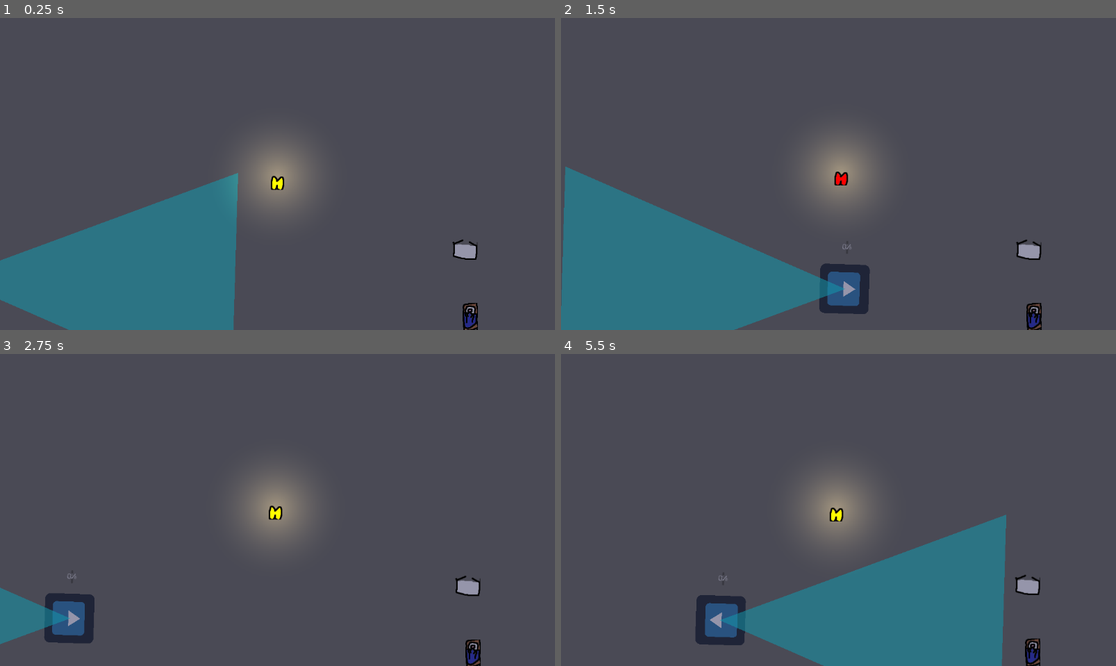
Above: before the commit, frames 1-4 (two rows, left to right).
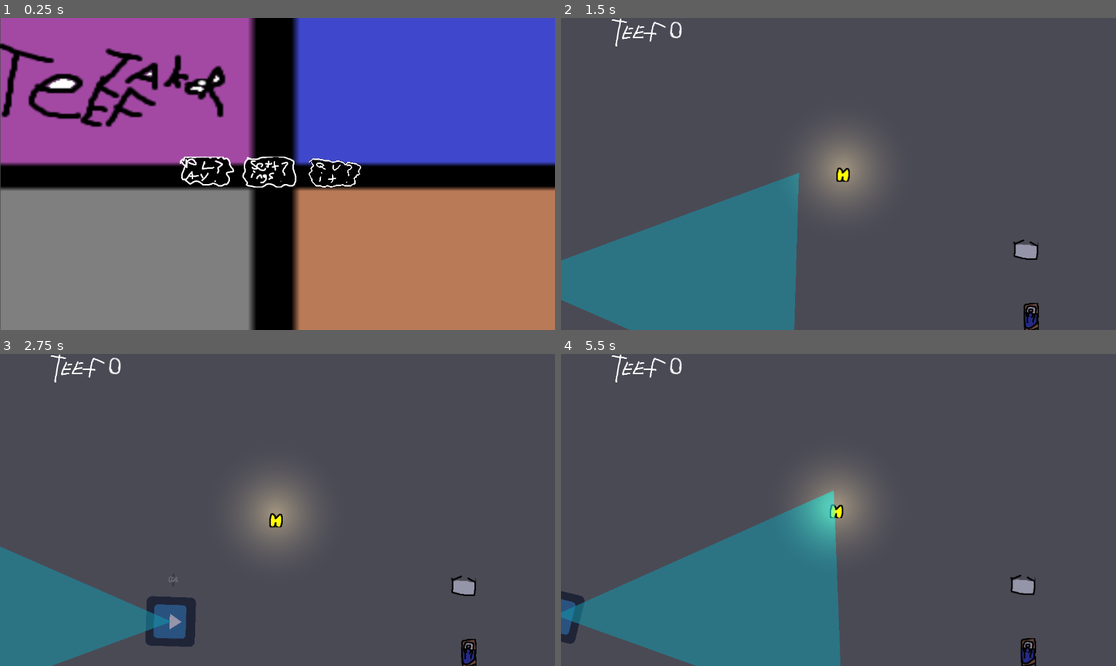
Above: after the commit, the same moments.

Repository: Cthulhu5227/Collector_videogame
Game: Godot game, scene res://main_menu.tscn
Same seed, same stepped clock (60 frames per second), same inputs: the game is played once before the commit and once after it. Before the commit the project starts from res://level.tscn. The engine's default icon, where the game draws it, is replaced by a stand-in: a white triangle on a blue panel in a dark square.
Inputs (mouse positions are in pixels of both pictures, inside the frame that each line leads up to):
- Up to frame 1 (0.25 s): no input
- Up to frame 2 (1.5 s): click (771, 170) at 0.52 s; tap Enter at 1.25 s; move the mouse to (960, 158) at 1.27 s; hold Right from 1.28 s (still down); hold E (interact) from 1.28 s (still down); click (960, 158) at 1.42 s
- Up to frame 3 (2.75 s): tap Space at 1.52, 2.27 s; move the mouse to (166, 525) at 2.02 s; release Right at 2.03 s; release E (interact) at 2.03 s; hold Down from 2.03 s (still down); tap E (interact) at 2.1 s; click (166, 525) at 2.17 s
- Up to frame 4 (5.5 s): move the mouse to (894, 441) at 2.77 s; release Down at 2.78 s; hold Right 2.78-3.53 s; hold E (interact) 2.78-3.53 s; click (894, 441) at 2.92 s; move the mouse to (810, 572) at 3.52 s; hold Up 3.53-4.28 s; tap E (interact) at 3.6, 5.1 s; click (810, 572) at 3.67 s; tap Space at 3.77, 4.52, 5.27 s; move the mouse to (1005, 556) at 4.27 s; hold E (interact) 4.28-5.03 s; hold Left from 4.28 s (still down); click (1005, 556) at 4.42 s; move the mouse to (672, 463) at 5.02 s; click (672, 463) at 5.17 s

The runs differ from the first frame. In frame 1, 99% of the frame differs, in the area x 0-100%, y 0-100%; in frame 2, 9.9%; in frame 3, 7.5%; in frame 4, 26%.

Commit message:
more music

Diff:
--- /dev/null
+++ b/music_player.gd
@@ -0,0 +1,6 @@
+extends AudioStreamPlayer
+
+func play_song(song_name):
+	var new_sound = load("res://sound_effects/%s" % song_name)
+	stream = new_sound
+	play()
--- a/player.gd
+++ b/player.gd
@@ -17,6 +17,7 @@
 
 func _ready():
 	Ui.get_node("audio_control").play_sound(1)
+	Ui.get_node("music_player").play_song("Jett - Upbeat.mp3")
 
 
 func _input(event):
@@ -28,7 +29,6 @@
 		find_closest_box().leave_box()
 	elif event is InputEventMouseButton and event.button_index == MOUSE_BUTTON_LEFT:
 		if event.pressed:
-			modulate = Color(1,0,0)
 			target = get_global_mouse_position()
 			velocity = position.direction_to(target) * SPEED
 			selecting = true
--- a/project.godot
+++ b/project.godot
@@ -11,7 +11,7 @@
 [application]
 
 config/name="Collector_game"
-run/main_scene="uid://ds8e8mtvwpxcv"
+run/main_scene="uid://dfr3jgs12x1bd"
 config/features=PackedStringArray("4.5", "GL Compatibility")
 config/icon="res://assets/icon.svg"
 
--- a/ui.tscn
+++ b/ui.tscn
@@ -7,6 +7,7 @@
 [ext_resource type="Texture2D" uid="uid://c5kahe2avqb5h" path="res://assets/quit_hover_test.png" id="4_ibotj"]
 [ext_resource type="Texture2D" uid="uid://ds2m3c7vdb50n" path="res://assets/teeth_counter_test.png" id="6_n5ude"]
 [ext_resource type="PackedScene" uid="uid://22f118a2rwec" path="res://audio_control.tscn" id="7_y4yjw"]
+[ext_resource type="Script" uid="uid://u727i38mquow" path="res://music_player.gd" id="8_waa4j"]
 
 [sub_resource type="LabelSettings" id="LabelSettings_n5ude"]
 font_size = 50
@@ -51,3 +52,7 @@
 label_settings = SubResource("LabelSettings_n5ude")
 
 [node name="audio_control" parent="." instance=ExtResource("7_y4yjw")]
+volume_db = -40.073
+
+[node name="music_player" type="AudioStreamPlayer" parent="."]
+script = ExtResource("8_waa4j")
Not shown, added: music_player.gd.uid
Not shown, added: sound_effects/Jett - Downbeat.mp3.import
Not shown, added: sound_effects/Jett - Upbeat.mp3.import
Not shown: 1 places in ui.tscn that only renumber resources
Not shown, added: sound_effects/Jett - Downbeat.mp3
Not shown, added: sound_effects/Jett - Upbeat.mp3
